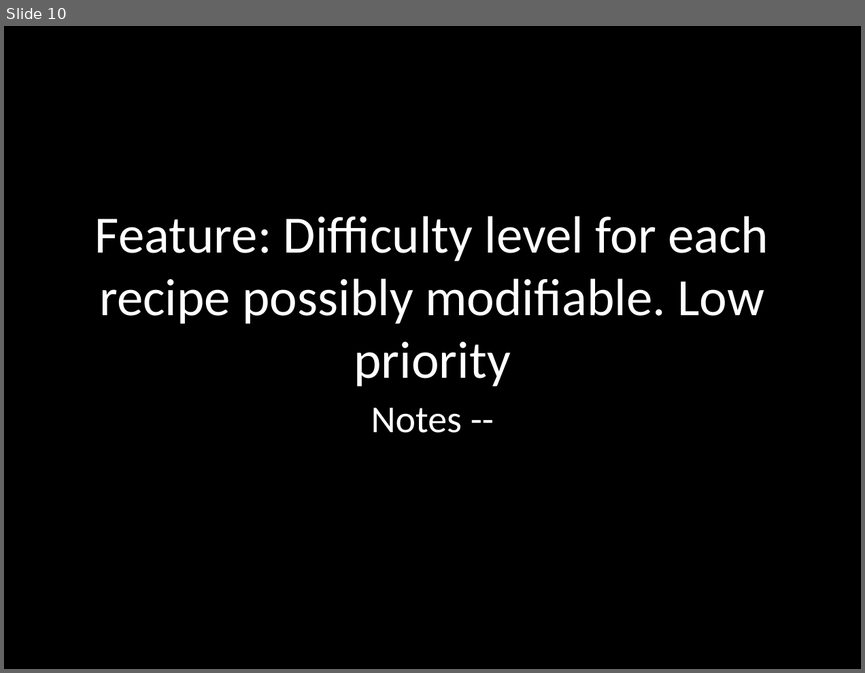
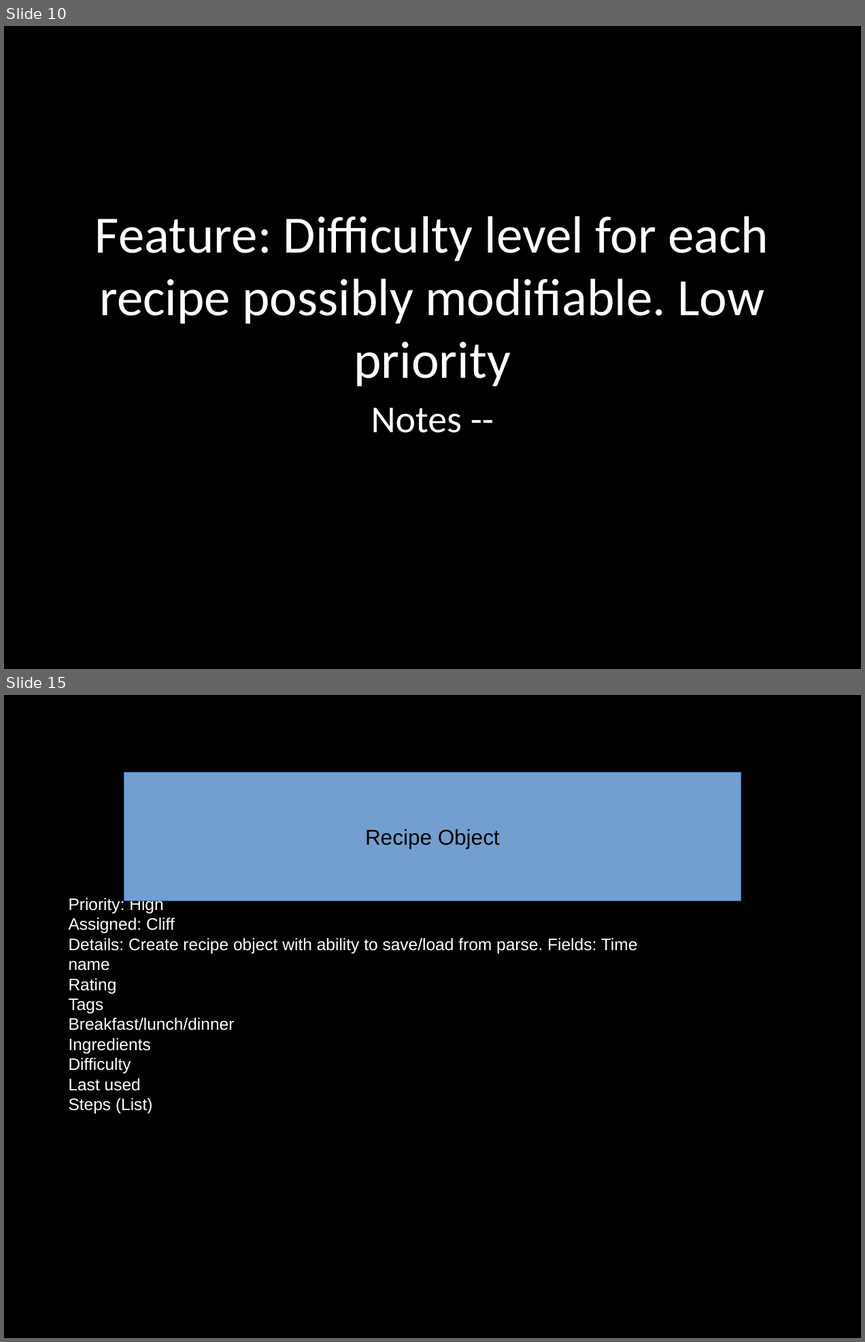
Before and after one commit to ucsdCSE110wi16/CSE110M240T7, a slide deck: CSE-110-Project-Cookbook.odp. Shown one above the other, each under a label of ours: slide 10 before the commit, slides 10 and 15 after it; the slides between them are not shown. The pictures are 865x673 and 865x1342 pixels, drawn with LibreOffice and Linux fonts; fonts in the diff are those of the drawing. Boxes give left, top, right and bottom in pixels: in the first picture for what was removed or moved away, otherwise in the second. Text is boxed around its words. In the diff, an @@ line names an element or a change of style, - is before the commit and + after.

```diff
--- a/CSE-110-Project-Cookbook.odp
+++ b/CSE-110-Project-Cookbook.odp
@@ slide 15 added at [4, 695, 861, 1338], background #000000 @@
@@ rectangle added at [124, 772, 741, 900], fill #729FCF, outline #3465A4 0 pt, 18 pt, text #000000 @@
+Recipe Object
@@ title added at [68, 896, 638, 1113], 14 pt, text #FFFFFF @@
+Priority: High
+Assigned: Cliff
+Details: Create recipe object with ability to save/load from parse. Fields: Time
+name
+Rating
+Tags
+Breakfast/lunch/dinner
+Ingredients
+Difficulty
+Last used
+Steps (List)
```
Also in this commit, not shown: 3 slides changed, 4 other slides added, 2 slides removed.
